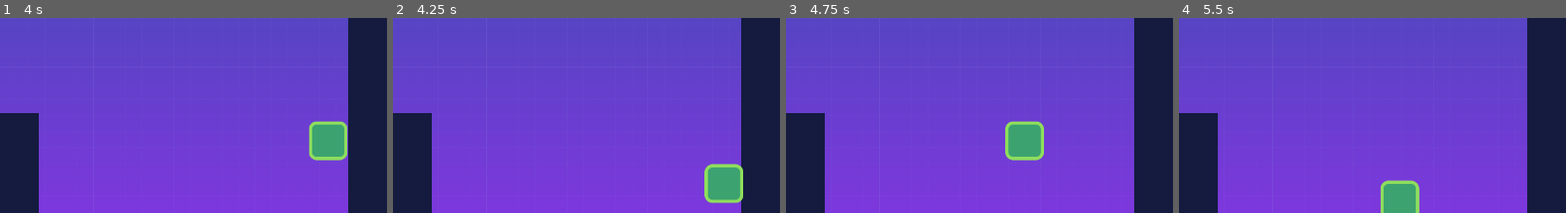
Above: before the commit, frames 1-4 (left to right).
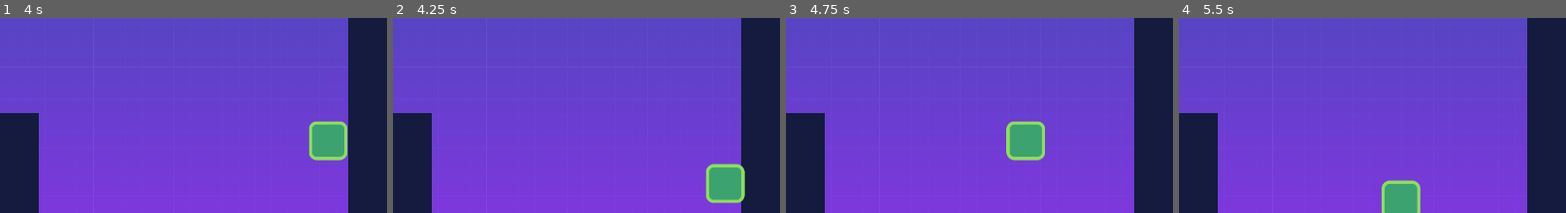
Above: after the commit, the same moments.

Repository: noor-shalaby/solid-ground
Game: Godot game, scene res://scenes/game.tscn
Two runs of this game, one before a commit and one after it. Both use one fixed random seed, a clock stepped at 60 frames per second and the inputs below.
Inputs:
- Up to frame 1 (4 s): tap Enter at 0.5 s; hold D (right) 0.53-2.03 s; tap W (jump) at 0.77, 1.52, 3.02, 3.77 s; hold A (left) 2.03-2.78 s; hold D (right) from 2.78 s (still down)
- Up to frame 2 (4.25 s): keep holding D (right)
- Up to frame 3 (4.75 s): release D (right) at 4.28 s; hold A (left) from 4.28 s (still down); tap W (jump) at 4.52 s
- Up to frame 4 (5.5 s): release A (left) at 5.03 s; hold D (right) from 5.03 s (still down)
The pictures show only the part of the screen within x 35-85%, y 50-100%; the shares and areas given below are measured in that part.

Frame 1 is identical in both runs. In frame 2, 0.3% of the frame differs, in the area x 80-91%, y 74-96%; in frame 3, 0.3%; in frame 4, 0.3%.

Commit message:
Adjust: player collision shape extents

Diff:
--- a/scenes/player.tscn
+++ b/scenes/player.tscn
@@ -4,7 +4,7 @@
 [ext_resource type="Script" uid="uid://hhmhou58ajtl" path="res://scripts/player.gd" id="1_g2els"]
 
 [sub_resource type="RectangleShape2D" id="RectangleShape2D_g2els"]
-size = Vector2(86, 80)
+size = Vector2(80, 80)
 
 [node name="Player" type="CharacterBody2D"]
 collision_layer = 2
